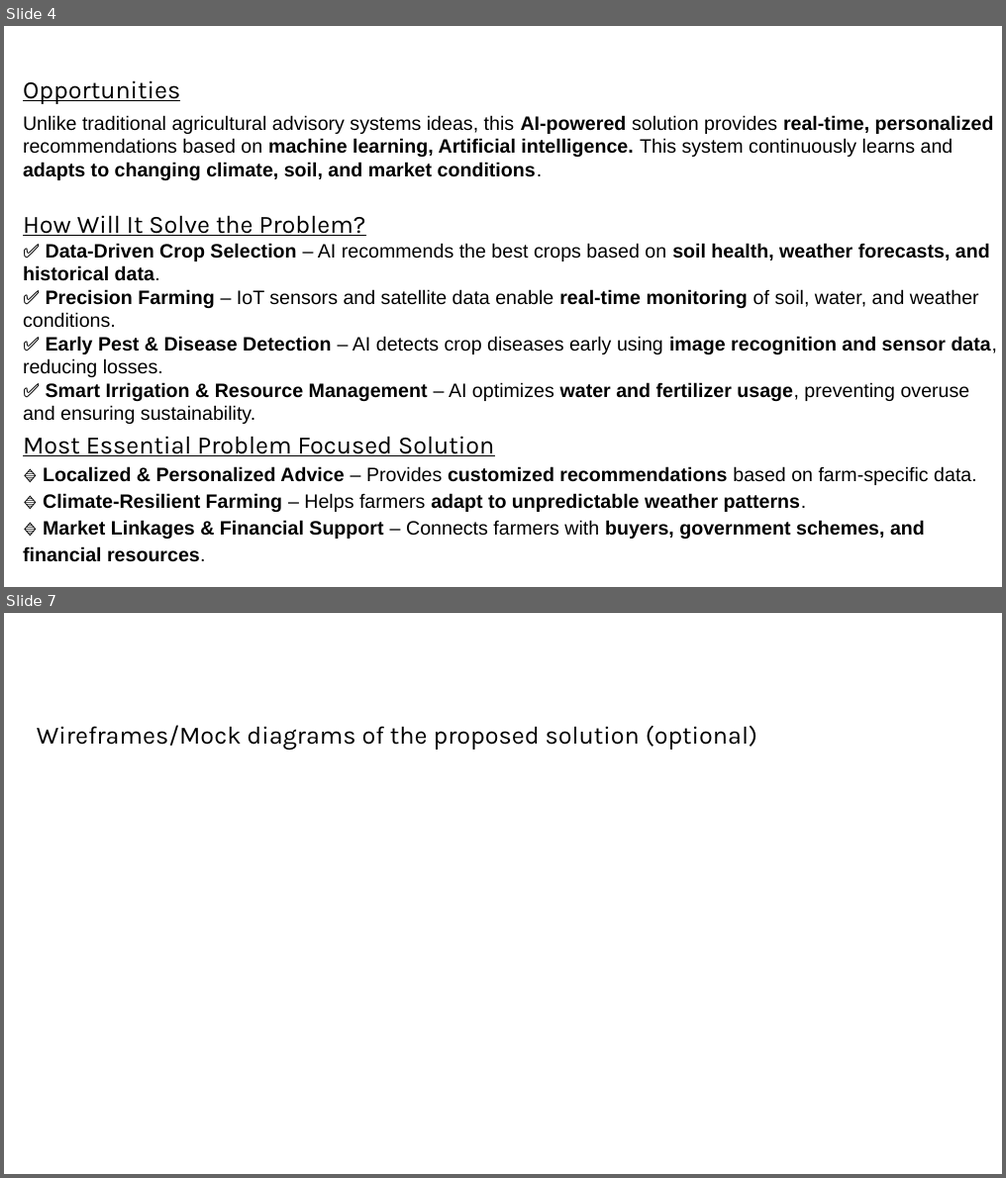
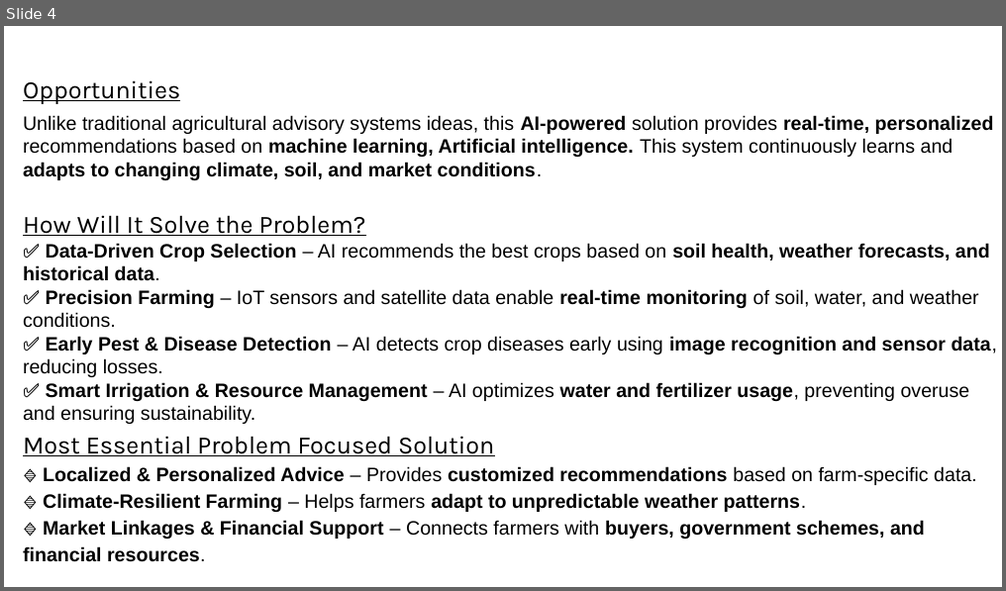
Before and after one commit to SaikatDash/Empowering-Small-and-Marginal-Farmers-with-AI-Driven-Agricultural-Solutions, a slide deck: Solution Challenge _ Project Submission.pptx. Shown one above the other, each under a label of ours: slides 4 and 7 before the commit, slide 4 after it; the slides between them are not shown. The pictures are 1006x1178 and 1006x591 pixels, drawn with LibreOffice and Linux fonts; fonts in the diff are those of the drawing; background and template pictures are left out. Boxes give left, top, right and bottom in pixels: in the first picture for what was removed or moved away, otherwise in the second. Text is boxed around its words. In the diff, an @@ line names an element or a change of style, - is before the commit and + after.

```diff
--- a/Solution Challenge _ Project Submission.pptx
+++ b/Solution Challenge _ Project Submission.pptx
@@ slide 7 removed at (x1=4, y1=613, x2=1002, y2=1174), background picture (left out) @@
@@ text removed at (x1=37, y1=725, x2=757, y2=750) @@
-Wireframes/Mock diagrams of the proposed solution (optional)
```
Also in this commit, not shown: 8 slides changed, 2 other slides removed, 18 other files.
